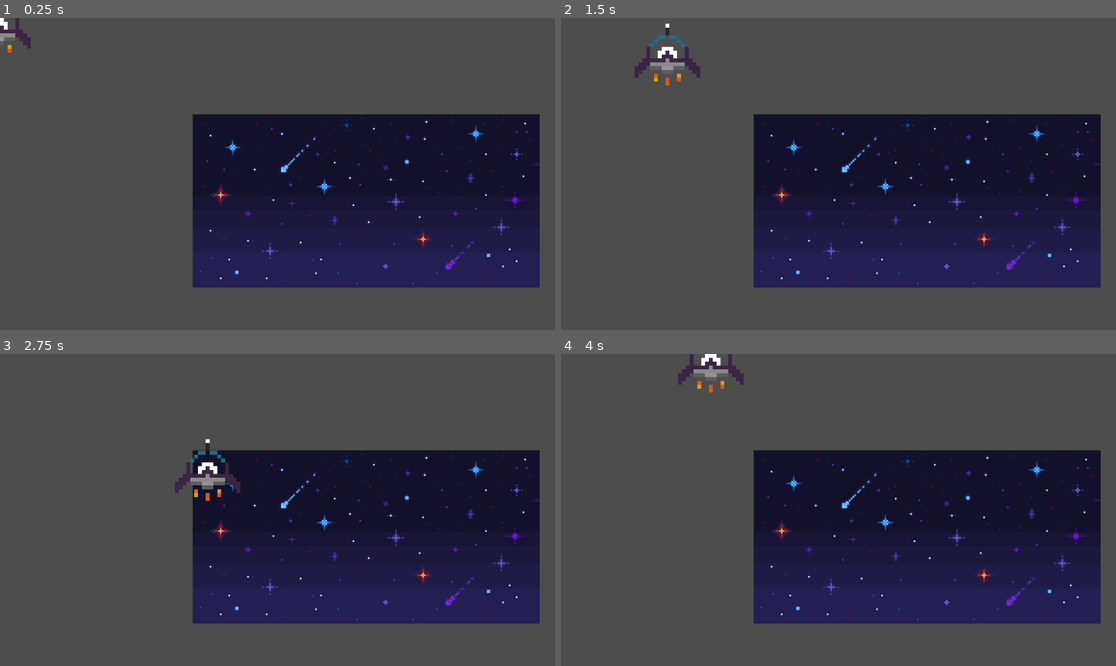
Above: before the commit, frames 1-4 (two rows, left to right).
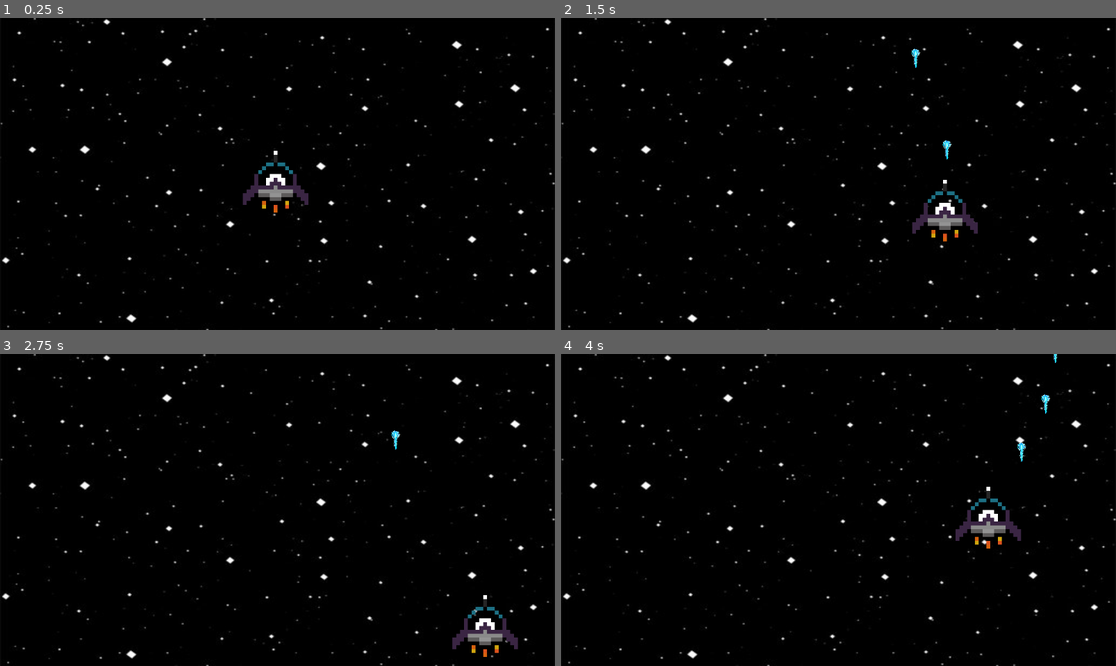
Above: after the commit, the same moments.

Repository: Infermannn/Point-of-No-Return
Game: Godot game, scene res://world.tscn
The game is run twice, just before and just after one commit, with the same random seed, the same clock (stepped at 60 frames per second) and the same inputs.
Inputs:
- Up to frame 1 (0.25 s): no input
- Up to frame 2 (1.5 s): tap Enter (ui_accept) at 0.5, 0.6, 0.77, 1.07, 1.35 s; hold D 0.53-1.28 s; hold S from 1.28 s (still down)
- Up to frame 3 (2.75 s): tap Enter (ui_accept) at 1.52, 1.82, 2.1 s; release S at 2.03 s; hold D from 2.03 s (still down)
- Up to frame 4 (4 s): release D at 2.78 s; hold W 2.78-3.53 s; tap Enter (ui_accept) at 2.85, 3.02, 3.32, 3.6, 3.77 s; hold A from 3.53 s (still down)

The runs differ from the first frame. In frame 1, 100% of the frame differs, in the area x 0-100%, y 0-100%; in frame 2, 100%; in frame 3, 100%; in frame 4, 100%.

Commit message:
added shooting and background

Diff:
--- /dev/null
+++ b/bullet.tscn
@@ -0,0 +1,12 @@
+[gd_scene format=3 uid="uid://bhmk67h1i3u0q"]
+
+[ext_resource type="Script" uid="uid://jr2yvtg6tuki" path="res://scripts/bullet.gd" id="1_v8qja"]
+[ext_resource type="Texture2D" uid="uid://b4se37e8xjb58" path="res://laser-beamblue2.png" id="2_v8qja"]
+
+[node name="Bullet" type="Node2D" unique_id=2116165169]
+script = ExtResource("1_v8qja")
+
+[node name="Sprite2D" type="Sprite2D" parent="." unique_id=584505778]
+rotation = 1.5707964
+scale = Vector2(0.05, 0.05)
+texture = ExtResource("2_v8qja")
--- /dev/null
+++ b/scripts/background.gd
@@ -0,0 +1,7 @@
+extends Sprite2D
+
+func _ready():
+	var screen = get_viewport_rect().size
+	var texture_size = texture.get_size()
+	scale = screen / texture_size
+	position = screen / 2
--- /dev/null
+++ b/scripts/bullet.gd
@@ -0,0 +1,9 @@
+extends Node2D
+
+var speed = 600
+
+func _process(delta):
+	position.y -= speed * delta
+
+	if position.y < -50:
+		queue_free()
--- a/scripts/player.gd
+++ b/scripts/player.gd
@@ -1,9 +1,20 @@
 extends Node2D
+
+var bullet_scene = preload("res://bullet.tscn")
 
 var speed = 300
 
+func _ready():
+	var screen = get_viewport_rect().size
+	position = screen / 2
+
 func _process(delta):
 	var direction = Vector2.ZERO
+
+	if Input.is_action_just_pressed("ui_accept"):
+		var bullet = bullet_scene.instantiate()
+		bullet.position = position
+		get_parent().add_child(bullet)
 
 	if Input.is_key_pressed(KEY_D):
 		direction.x += 1
@@ -16,5 +27,5 @@
 
 	position += direction * speed * delta
 	var screen = get_viewport_rect().size
-	position.x = clamp(position.x, 0, screen.x)
-	position.y = clamp(position.y, 0, screen.y)
+	position.x = clamp(position.x, 80, screen.x - 75)
+	position.y = clamp(position.y, 55, screen.y - 85)
--- a/world.tscn
+++ b/world.tscn
@@ -1,13 +1,13 @@
 [gd_scene format=3 uid="uid://ctjn0nbgn4wkp"]
 
 [ext_resource type="PackedScene" uid="uid://df73ww2y0343v" path="res://player.tscn" id="1_f3sb7"]
-[ext_resource type="Texture2D" uid="uid://nsmhhdvs6duv" path="res://space1.jpg" id="1_fj7yv"]
+[ext_resource type="Texture2D" uid="uid://rp7fgxat4jbd" path="res://space2.jpg" id="1_fj7yv"]
+[ext_resource type="Script" uid="uid://d3orxh3y5biky" path="res://scripts/background.gd" id="2_tlwt5"]
 
 [node name="World" type="Node2D" unique_id=1221982499]
 
 [node name="Background" type="Sprite2D" parent="." unique_id=1582539085]
 texture = ExtResource("1_fj7yv")
-centered = false
-offset = Vector2(400, 200)
+script = ExtResource("2_tlwt5")
 
 [node name="Player" parent="." unique_id=1975230303 instance=ExtResource("1_f3sb7")]
Binary file added: laser-beamblue.jpg
Not shown, added: laser-beamblue.jpg.import
Binary file added: laser-beamblue2.png
Not shown, added: laser-beamblue2.png.import
Not shown, added: scripts/background.gd.uid
Not shown, added: scripts/bullet.gd.uid
Binary file added: space2.jpg
Not shown, added: space2.jpg.import
